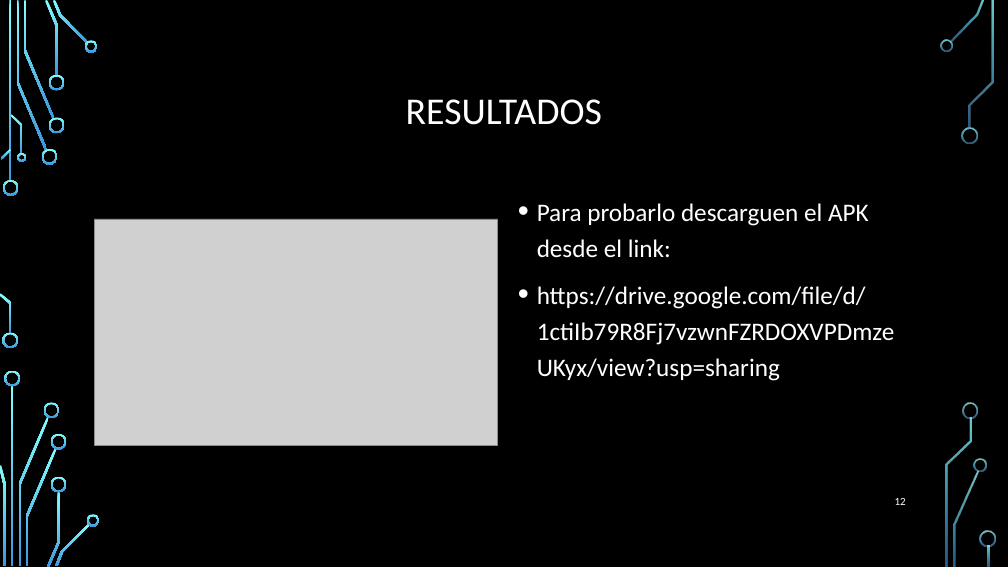
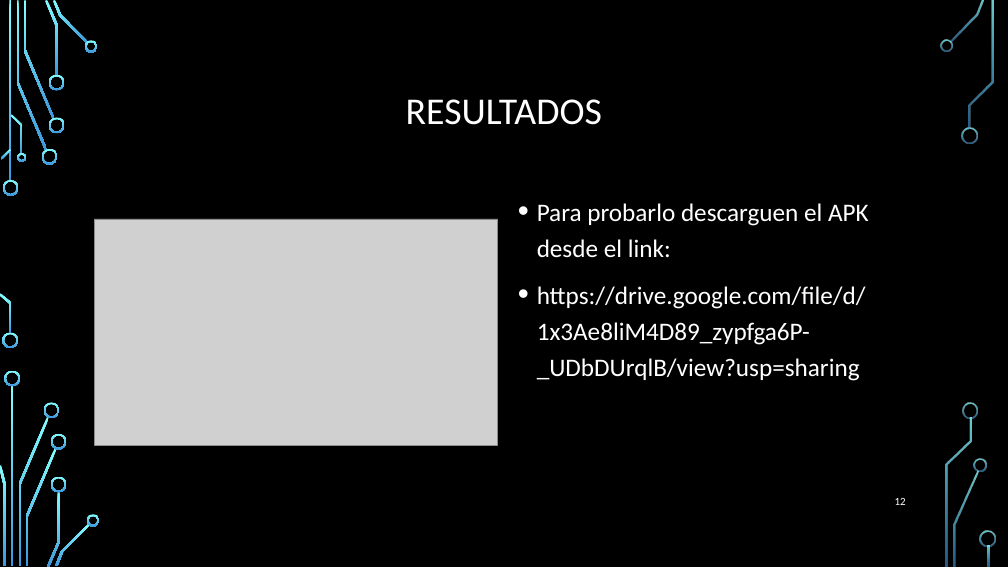
Before and after one commit to ptorresmanque/MySlime, a slide deck: slide 12 of Administracion/Ninja VS Pajarracos.pptx. Drawn at 1008x567 pixels with LibreOffice and Linux fonts; fonts in the diff are those of the drawing; grey boxes stand for pictures; background and template pictures are left out. Boxes give left, top, right and bottom in pixels: in the first picture for what was removed or moved away, otherwise in the second. Text is boxed around its words. In the diff, an @@ line names an element or a change of style, - is before the commit and + after.

```diff
--- a/Administracion/Ninja VS Pajarracos.pptx
+++ b/Administracion/Ninja VS Pajarracos.pptx
@@ text at <box>537,286,866,381</box>: text changed @@
-• https://drive.google.com/file/d/1ctiIb79R8Fj7vzwnFZRDOXVPDmzeUKyx/view?usp=sharing
+• https://drive.google.com/file/d/1x3Ae8liM4D89_zypfga6P-_UDbDUrqlB/view?usp=sharing
```
Also in this commit, not shown: 1 other slide changed, 2 other files.
